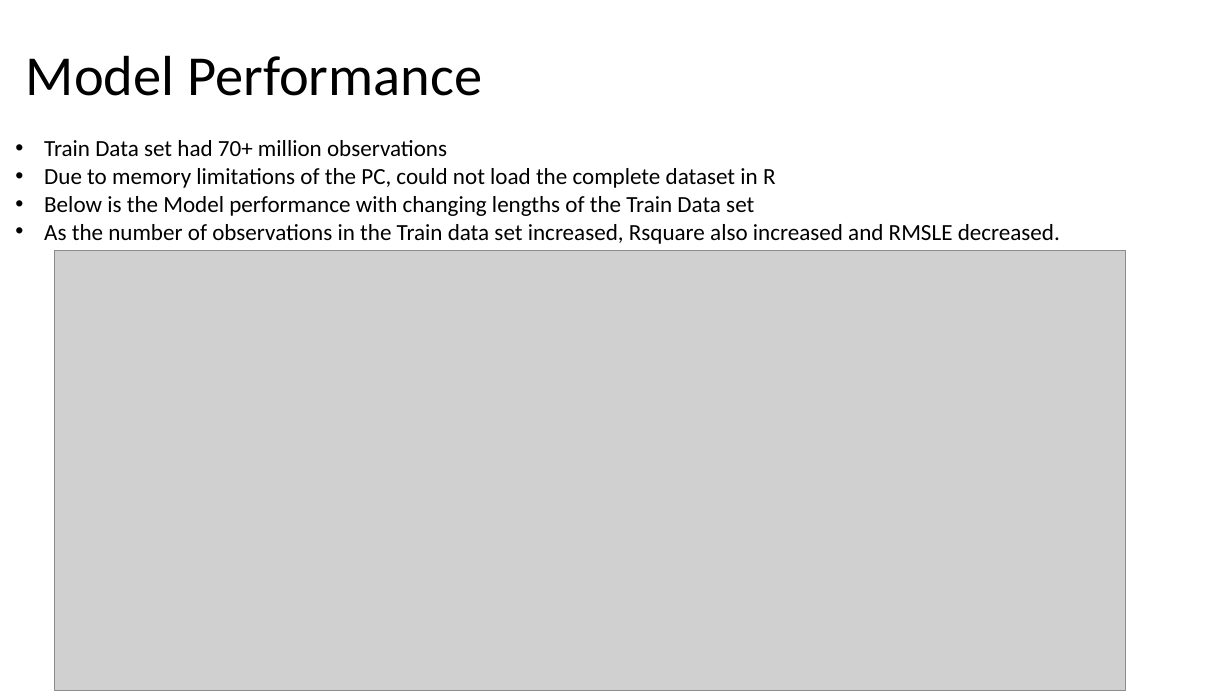
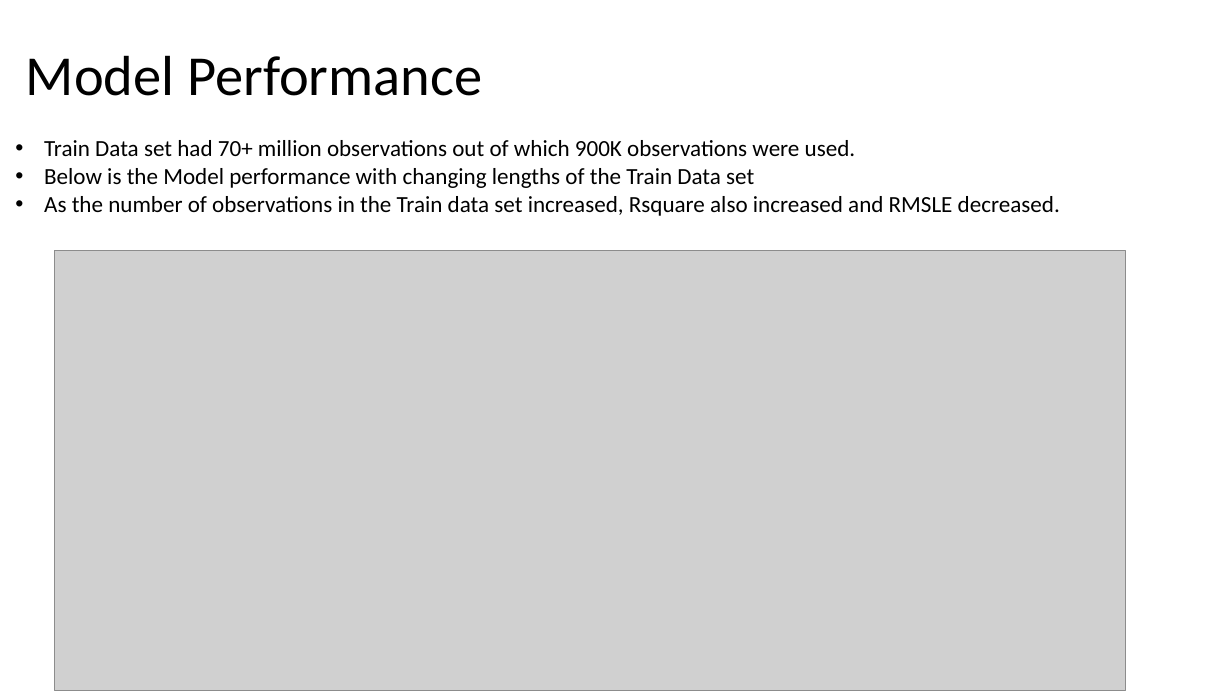
Before and after one commit to rahulgarora/Capstone, a slide deck: slide 14 of Capstone Preso_Rahul_final.pptx. Drawn at 1232x693 pixels with LibreOffice and Linux fonts; fonts in the diff are those of the drawing; grey boxes stand for pictures. Boxes give left, top, right and bottom in pixels: in the first picture for what was removed or moved away, otherwise in the second. Text is boxed around its words. In the diff, an @@ line names an element or a change of style, - is before the commit and + after.

```diff
--- a/Capstone Preso_Rahul_final.pptx
+++ b/Capstone Preso_Rahul_final.pptx
@@ text at [44, 140, 856, 156]: text changed @@
-• Train Data set had 70+ million observations
-• Due to memory limitations of the PC, could not load the complete dataset in R
+• Train Data set had 70+ million observations out of which 900K observations were used.
```
Also in this commit, not shown: 2 other slides changed.
